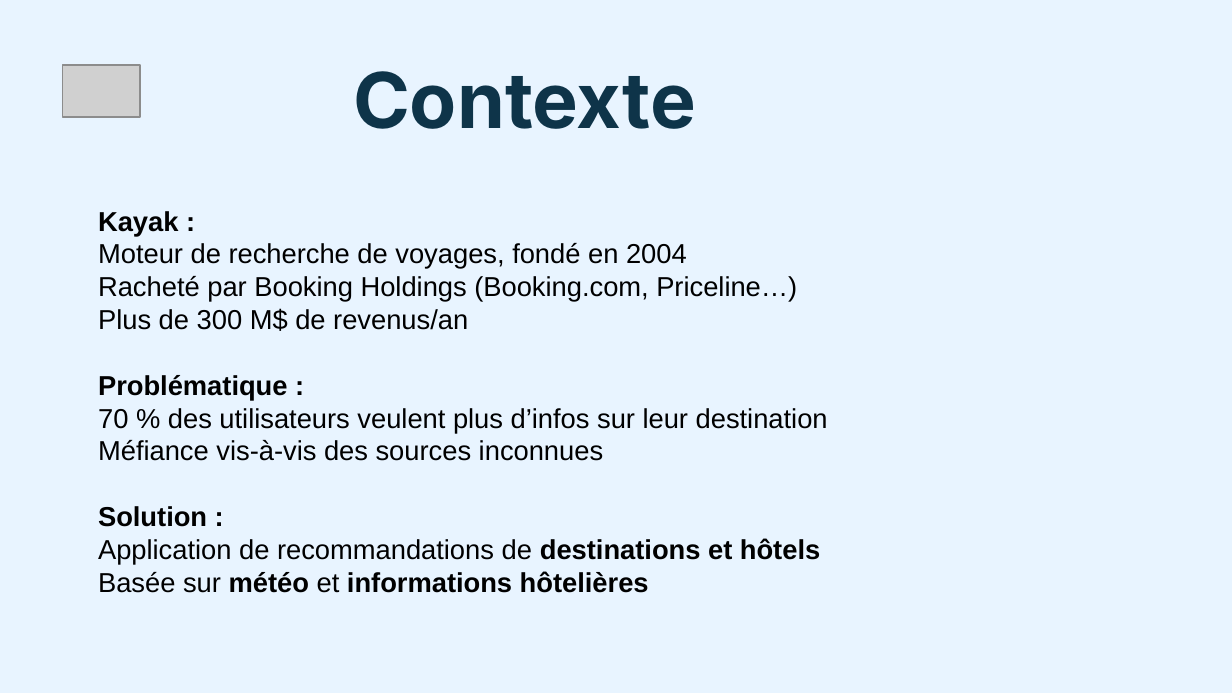
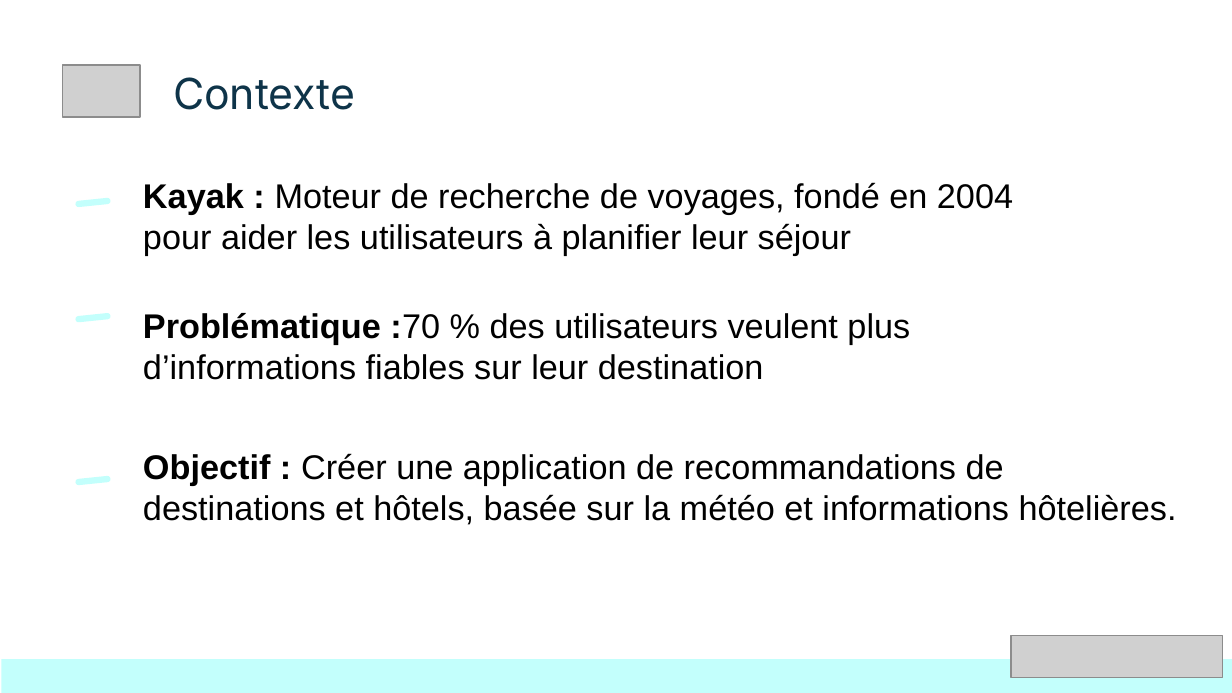
Before and after one commit to Nath-data13/DSFS_certif_2025, a slide deck: slide 3 of Bloc1/bloc1_kayak.pptx (slide 2 before the commit). Drawn at 1232x693 pixels with LibreOffice and Linux fonts; fonts in the diff are those of the drawing; grey boxes stand for pictures. Boxes give left, top, right and bottom in pixels: in the first picture for what was removed or moved away, otherwise in the second. Text is boxed around its words. In the diff, an @@ line names an element or a change of style, - is before the commit and + after.

Commit message:
final kayak

```diff
--- a/Bloc1/bloc1_kayak.pptx
+++ b/Bloc1/bloc1_kayak.pptx
@@ background #E8F4FF to #FFFFFF @@
@@ title "Contexte" moved from (x1=353, y1=71, x2=696, y2=129) to (x1=173, y1=77, x2=355, y2=110) @@
@@ title "Contexte" at (x1=173, y1=77, x2=355, y2=110): size 45 to 25 pt, bold off @@
@@ rounded rectangle added at (x1=75, y1=198, x2=111, y2=208), fill #C3FFFC @@
@@ title added at (x1=143, y1=182, x2=1013, y2=255), 20 pt, text #000000 @@
+Kayak : Moteur de recherche de voyages, fondé en 2004 pour aider les utilisateurs à planifier leur séjour
@@ text removed at (x1=98, y1=211, x2=828, y2=593) @@
-Kayak :
-Moteur de recherche de voyages, fondé en 2004
-Racheté par Booking Holdings (Booking.com, Priceline…)
-Plus de 300 M$ de revenus/an
-Problématique :
-70 % des utilisateurs veulent plus d’infos sur leur destination
-Méfiance vis-à-vis des sources inconnues
-Solution :
-Application de recommandations de destinations et hôtels
-Basée sur météo et informations hôtelières
@@ rounded rectangle added at (x1=75, y1=312, x2=111, y2=322), fill #C3FFFC @@
@@ title added at (x1=143, y1=313, x2=910, y2=380), 20 pt, text #000000 @@
+Problématique :70 % des utilisateurs veulent plus d’informations fiables sur leur destination
@@ rounded rectangle added at (x1=75, y1=476, x2=111, y2=486), fill #C3FFFC @@
@@ title added at (x1=143, y1=453, x2=1177, y2=525), 20 pt, text #000000 @@
+Objectif : Créer une application de recommandations de destinations et hôtels, basée sur la météo et informations hôtelières.
@@ rectangle added at (x1=1, y1=659, x2=1232, y2=692), fill #C3FFFC @@
@@ picture added at (x1=1011, y1=636, x2=1223, y2=679) @@
```
Also in this commit, not shown: 1 other slide changed, 9 slides added, 6 slides removed, 2 other files.
